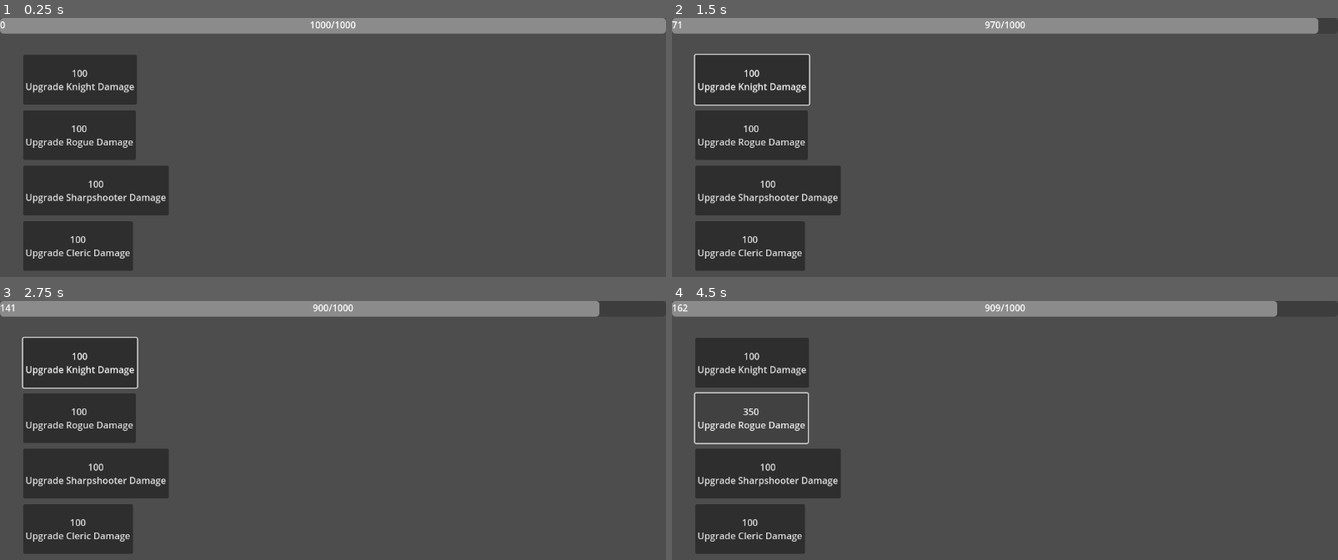
Above: before the commit, frames 1-4 (two rows, left to right).
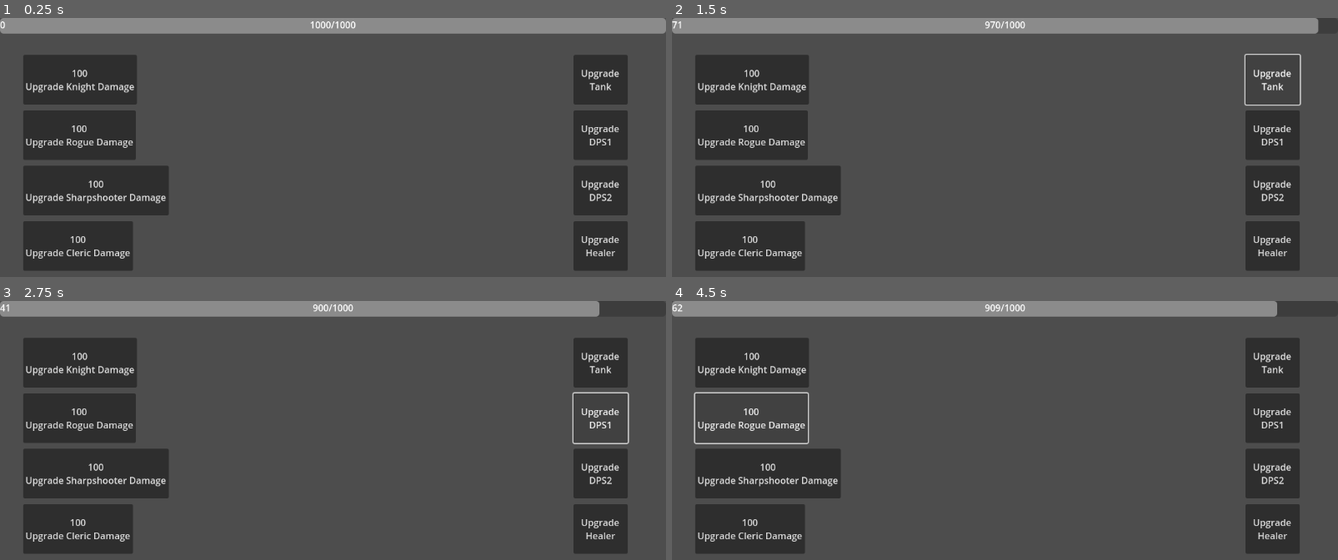
Above: after the commit, the same moments.

Repository: DarrenThatGuy/IdleGame_DTJ36
Game: Godot game, scene res://Scenes/MainScene.tscn
Same seed, same stepped clock (60 frames per second), same inputs: the game is played once before the commit and once after it.
Inputs (mouse positions are in pixels of both pictures, inside the frame that each line leads up to):
- Up to frame 1 (0.25 s): no input
- Up to frame 2 (1.5 s): click "100 Upgrade Knight Damage" at 0.5 s; click (1271, 80) at 1.25 s, where only the run after the commit has a clickable "Upgrade Tank"
- Up to frame 3 (2.75 s): click (599, 417) at 2 s, where only the run after the commit has a clickable "Upgrade DPS1"
- Up to frame 4 (4.5 s): click (1271, 474) at 2.75 s, where only the run after the commit has a clickable "Upgrade DPS2"; click (1271, 528) at 3.5 s, where only the run after the commit has a clickable "Upgrade Healer"; click "100 Upgrade Rogue Damage" at 4.25 s

The runs differ from the first frame. In frame 1, 5.9% of the frame differs, in the area x 86-95%, y 14-98%; in frame 2, 5.1%; in frame 3, 5.1%; in frame 4, 6.0%, in the area x 0-95%, y 1-98%.

Commit message:
Added Ability upgrade logic

Diff:
--- a/DPSCharacter1.gd
+++ b/DPSCharacter1.gd
@@ -4,6 +4,8 @@
 @export var bleed_timer : Timer
 @export var bleed_time : float = 20
 @export var bleed_amount : float = .995
+@export var bleed_upgrade_number : int = 0
+@export var bleed_upgrade_cost : int = 100
 
 signal bleed_boss(bleed_multiplier)
 
@@ -29,3 +31,21 @@
 
 func _on_dps_1_upgrade_pressed():
 	upgrade()
+
+func bleed_upgrade():
+	if bleed_upgrade_number == 0:
+		bleed_active = true
+		bleed_timer.start()
+	else:
+		bleed_amount -= .05
+		bleed_time -= 1
+	bleed_upgrade_number += 1
+
+
+func _on_dps1_ability_pressed():
+	if  bleed_upgrade_cost > game_head.exp:
+		print("EXP too Low")
+	else:
+		game_head.exp -= bleed_upgrade_cost
+		bleed_upgrade()
+		bleed_upgrade_cost *= 3.5
--- a/DPSCharacter2.gd
+++ b/DPSCharacter2.gd
@@ -2,8 +2,10 @@
 
 @export var deadeye_active = false
 @export var deadeye_timer : Timer
-@export var deadeye_cooldown : float = 20
+@export var deadeye_cooldown : float = 60
 @export var deadeye_duration : float = 1
+@export var deadeye_upgrade_number : int = 0
+@export var deadeye_upgrade_cost : int = 100
 
 # Called when the node enters the scene tree for the first time.
 func _ready():
@@ -30,3 +32,21 @@
 
 func _on_dps_2_upgrade_pressed():
 	upgrade()
+
+func deadeye_upgrade():
+	if deadeye_upgrade_number == 0:
+		deadeye_active = true
+		deadeye_timer.start()
+	else:
+		deadeye_cooldown -= 10
+		deadeye_duration += 1
+	deadeye_upgrade_number += 1
+
+
+func _on_dps2_ability_pressed():
+	if  deadeye_upgrade_cost > game_head.exp:
+		print("EXP too Low")
+	else:
+		game_head.exp -= deadeye_upgrade_cost
+		deadeye_upgrade()
+		deadeye_upgrade_cost *= 3.5
--- a/HealerCharacter.gd
+++ b/HealerCharacter.gd
@@ -4,6 +4,9 @@
 @export var embolden_timer : Timer
 @export var embolden_time : float = 1
 @export var embolden_amount : float = 1.05
+@export var embolden_upgrade_number : int = 0
+@export var embolden_upgrade_cost : int = 100
+
 
 signal embolden_signal(embolden_time, embolden_amount)
 
@@ -35,3 +38,21 @@
 
 func _on_healer_upgrade_pressed():
 	upgrade()
+
+func embolden_upgrade():
+	if embolden_upgrade_number == 0:
+		embolden_active = true
+		embolden_timer.start()
+	else:
+		embolden_amount += .01
+		embolden_time += 1
+	embolden_upgrade_number += 1
+
+
+func _on_healer_ability_pressed():
+	if  embolden_upgrade_cost > game_head.exp:
+		print("EXP too Low")
+	else:
+		game_head.exp -= embolden_upgrade_cost
+		embolden_upgrade()
+		embolden_upgrade_cost *= 3.5
--- a/Scenes/MainScene.tscn
+++ b/Scenes/MainScene.tscn
@@ -25,6 +25,8 @@
 shread_timer = NodePath("ShredTimer")
 shred_time = 1.0
 shred_amount = 1.05
+shred_upgrade_number = 0
+shred_upgrade_cost = 100
 game_head = NodePath("..")
 attack_damage = 6.0
 attack_damage_mult = 1.5
@@ -40,6 +42,8 @@
 bleed_timer = NodePath("BleedTimer")
 bleed_time = 20.0
 bleed_amount = 0.995
+bleed_upgrade_number = 0
+bleed_upgrade_cost = 100
 game_head = NodePath("..")
 attack_damage = 6.0
 attack_damage_mult = 3.5
@@ -53,8 +57,10 @@
 script = ExtResource("6_rsgky")
 deadeye_active = false
 deadeye_timer = NodePath("DeadeyeTimer")
-deadeye_cooldown = 20.0
+deadeye_cooldown = 60.0
 deadeye_duration = 1.0
+deadeye_upgrade_number = 0
+deadeye_upgrade_cost = 100
 game_head = NodePath("..")
 attack_damage = 6.0
 attack_damage_mult = 2.5
@@ -70,6 +76,8 @@
 embolden_timer = NodePath("EmboldenTimer")
 embolden_time = 1.0
 embolden_amount = 0.05
+embolden_upgrade_number = 0
+embolden_upgrade_cost = 100
 game_head = NodePath("..")
 attack_damage = 3.0
 attack_damage_mult = 1.7
@@ -118,6 +126,15 @@
 script = ExtResource("10_hscyl")
 character_to_upgrade = NodePath("../../Knight")
 
+[node name="TankAbility" type="Button" parent="UI"]
+layout_mode = 0
+offset_left = 992.0
+offset_top = 64.0
+offset_right = 1086.0
+offset_bottom = 150.0
+text = "Upgrade
+Tank"
+
 [node name="DPS1Upgrade" type="Button" parent="UI" node_paths=PackedStringArray("character_to_upgrade")]
 layout_mode = 0
 offset_left = 40.0
@@ -129,6 +146,15 @@
 script = ExtResource("10_hscyl")
 character_to_upgrade = NodePath("../../Rogue")
 
+[node name="DPS1Ability" type="Button" parent="UI"]
+layout_mode = 0
+offset_left = 992.0
+offset_top = 160.0
+offset_right = 1086.0
+offset_bottom = 246.0
+text = "Upgrade
+DPS1"
+
 [node name="DPS2Upgrade" type="Button" parent="UI" node_paths=PackedStringArray("character_to_upgrade")]
 layout_mode = 0
 offset_left = 40.0
@@ -140,6 +166,15 @@
 script = ExtResource("10_hscyl")
 character_to_upgrade = NodePath("../../Sharpshooter")
 
+[node name="DPS2Ability" type="Button" parent="UI"]
+layout_mode = 0
+offset_left = 992.0
+offset_top = 256.0
+offset_right = 1086.0
+offset_bottom = 342.0
+text = "Upgrade
+DPS2"
+
 [node name="HealerUpgrade" type="Button" parent="UI" node_paths=PackedStringArray("character_to_upgrade")]
 layout_mode = 0
 offset_left = 40.0
@@ -150,6 +185,15 @@
 Healer"
 script = ExtResource("10_hscyl")
 character_to_upgrade = NodePath("../../Cleric")
+
+[node name="HealerAbility" type="Button" parent="UI"]
+layout_mode = 0
+offset_left = 992.0
+offset_top = 352.0
+offset_right = 1086.0
+offset_bottom = 438.0
+text = "Upgrade
+Healer"
 
 [node name="EXPAmount" type="Label" parent="UI"]
 layout_mode = 0
@@ -170,6 +214,10 @@
 [connection signal="embolden_signal" from="Cleric" to="BossCore" method="_on_healer_character_toggle_embolden"]
 [connection signal="timeout" from="Cleric/EmboldenTimer" to="Cleric" method="_on_embolden_timer_timeout"]
 [connection signal="pressed" from="UI/TankUpgade" to="Knight" method="_on_tank_upgade_pressed"]
+[connection signal="pressed" from="UI/TankAbility" to="Knight" method="_on_tank_ability_pressed"]
 [connection signal="pressed" from="UI/DPS1Upgrade" to="Rogue" method="_on_dps_1_upgrade_pressed"]
+[connection signal="button_down" from="UI/DPS1Ability" to="Rogue" method="_on_dps1_ability_pressed"]
 [connection signal="pressed" from="UI/DPS2Upgrade" to="Sharpshooter" method="_on_dps_2_upgrade_pressed"]
+[connection signal="pressed" from="UI/DPS2Ability" to="Sharpshooter" method="_on_dps2_ability_pressed"]
 [connection signal="pressed" from="UI/HealerUpgrade" to="Cleric" method="_on_healer_upgrade_pressed"]
+[connection signal="pressed" from="UI/HealerAbility" to="Cleric" method="_on_healer_ability_pressed"]
--- a/Scenes/TankCore.gd
+++ b/Scenes/TankCore.gd
@@ -6,6 +6,8 @@
 @export var shread_timer : Timer
 @export var shred_time : float = 1
 @export var shred_amount : float = 1.05
+@export var shred_upgrade_number : int = 0
+@export var shred_upgrade_cost = 100
 
 # Called when the node enters the scene tree for the first time.
 func _ready():
@@ -29,5 +31,22 @@
 
 
 func _on_tank_upgade_pressed():
+	upgrade()
 
-	upgrade()
+func shred_upgrade():
+	if shred_upgrade_number == 0:
+		shred_active = true
+		shread_timer.start()
+	else:
+		shred_amount += .01
+		shred_time += 1
+	shred_upgrade_number += 1
+
+
+func _on_tank_ability_pressed():
+	if  shred_upgrade_cost > game_head.exp:
+		print("EXP too Low")
+	else:
+		game_head.exp -= shred_upgrade_cost
+		shred_upgrade()
+		shred_upgrade_cost *= 3.5
